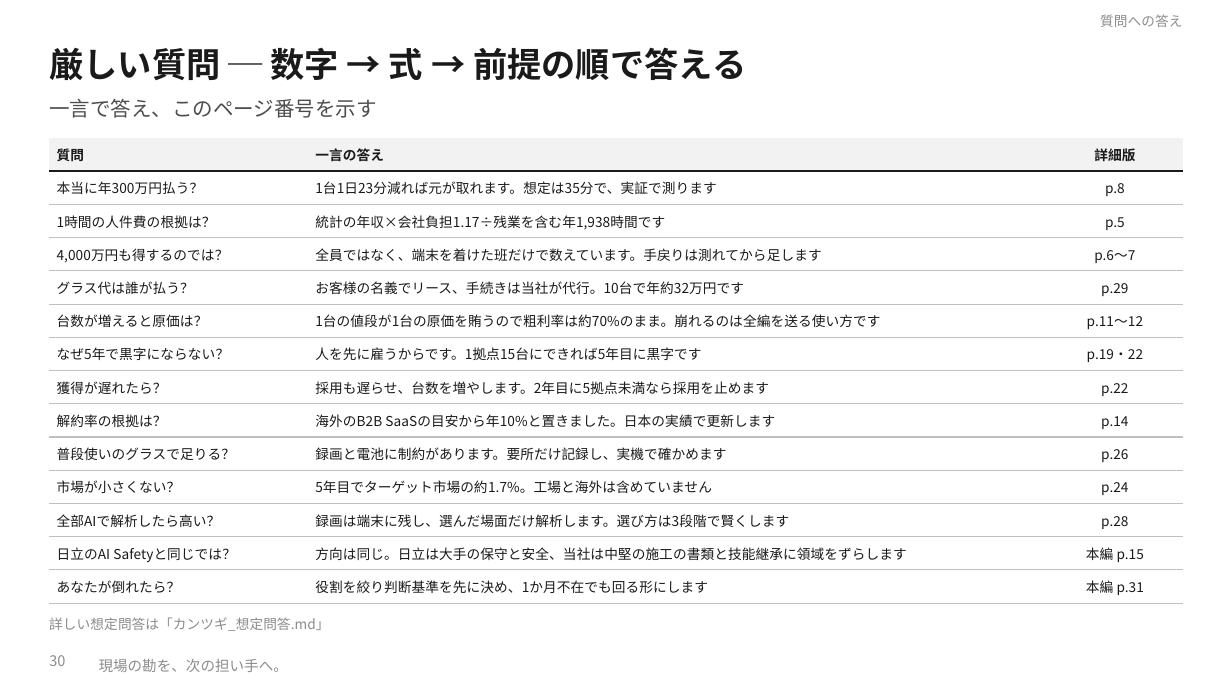
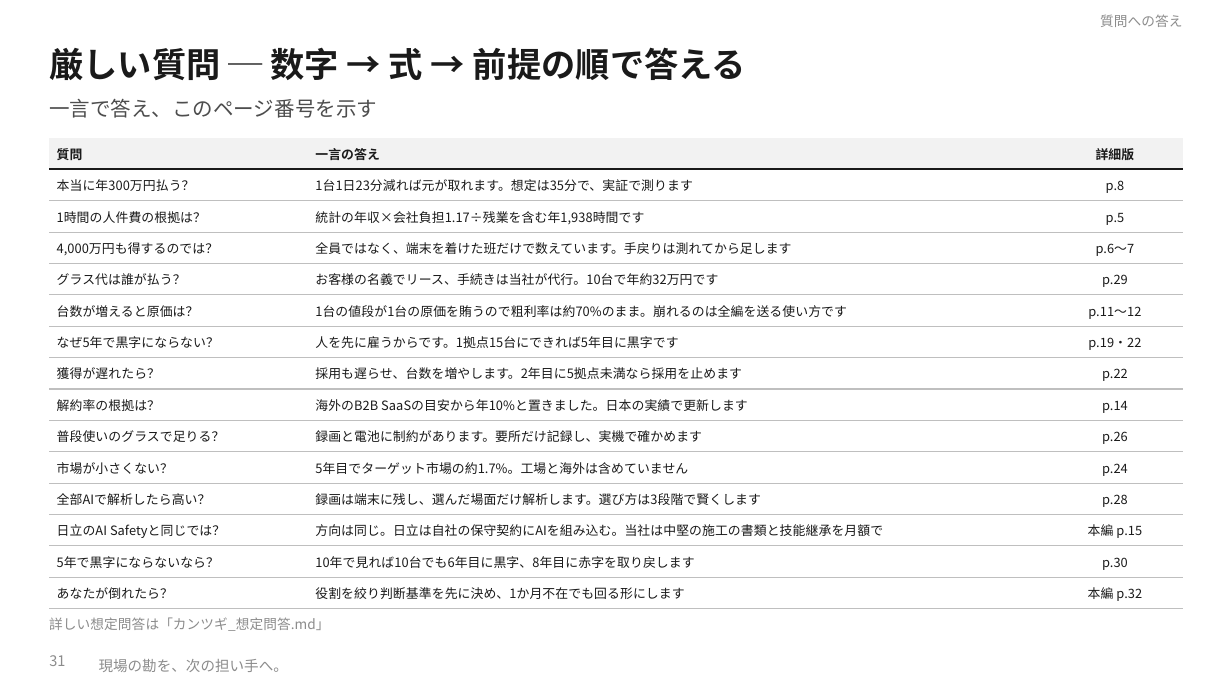
Before and after one commit to SEITOSHIKI/-ai-commute-audio-, a slide deck: slide 31 of deck/カンツギ_事業計画書_計算詳細版.pptx (slide 30 before the commit). Drawn at 1232x693 pixels with LibreOffice and Linux fonts; fonts in the diff are those of the drawing; background and template pictures are left out. Boxes give left, top, right and bottom in pixels: in the first picture for what was removed or moved away, otherwise in the second. Text is boxed around its words. In the diff, an @@ line names an element or a change of style, - is before the commit and + after.

```diff
--- a/deck/カンツギ_事業計画書_計算詳細版.pptx
+++ b/deck/カンツギ_事業計画書_計算詳細版.pptx
@@ table at (49,138,1183,605) @@
-row 13: 日立のAI Safetyと同じでは？ | 方向は同じ。日立は大手の保守と安全、当社は中堅の施工の書類と技能継承に領域をずらします | 本編 p.15
-row 14: あなたが倒れたら？ | 役割を絞り判断基準を先に決め、1か月不在でも回る形にします | 本編 p.31
+row 13: 日立のAI Safetyと同じでは？ | 方向は同じ。日立は自社の保守契約にAIを組み込む。当社は中堅の施工の書類と技能継承を月額で | 本編 p.15
+row 14: 5年で黒字にならないなら？ | 10年で見れば10台でも6年目に黒字、8年目に赤字を取り戻します | p.30
+row 15: あなたが倒れたら？ | 役割を絞り判断基準を先に決め、1か月不在でも回る形にします | 本編 p.32
@@ page number at (49,655,65,666): text changed @@
-30
+31
```
Also in this commit, not shown: 5 other slides changed, 1 slide added, 12 other files.
